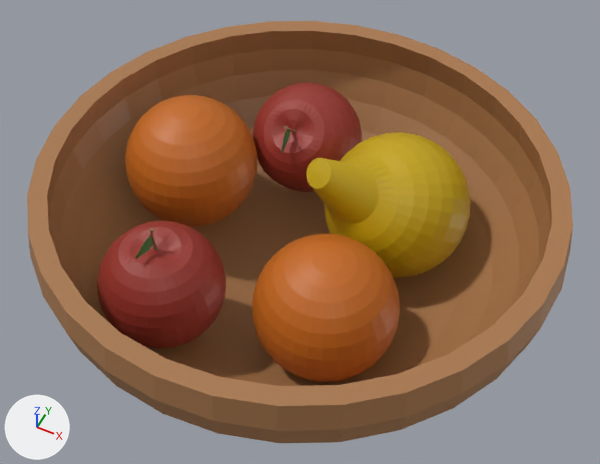
One commit to the Blender file fruitbowl.blend: the scene before it, then after it.
Camera for both pictures: a camera (50 mm lens) standing at (3.67, -7.31, 8.35) and looking at (0.01, 0.01, -0.79). The axes (+X, +Y, +Z) are drawn at lower left. The lights are the same throughout. The first picture is the older version.
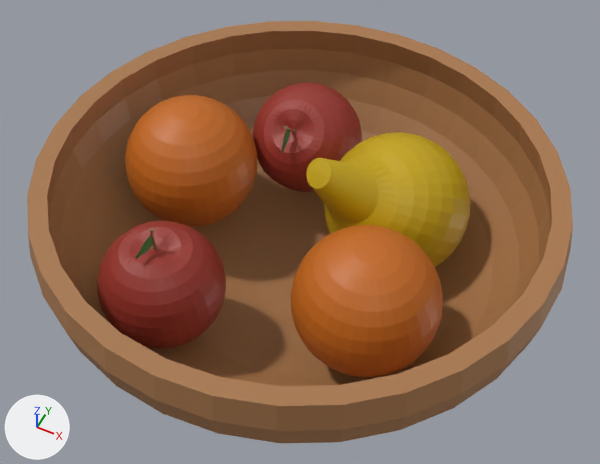
Pixel boxes [x1, y1, x2, y2] of what changed, in the pictures (600 x 464 px):
'Sphere.003', moved: before [252, 234, 400, 382]; after [291, 225, 443, 377]

The change, as a list of edits to the scene's bpy script:
```text
Change ob_sphere_003:
    ob_sphere_003.location: (0.91, -0.98, -0.91) -> (1.44, -0.85, -0.6)
```
